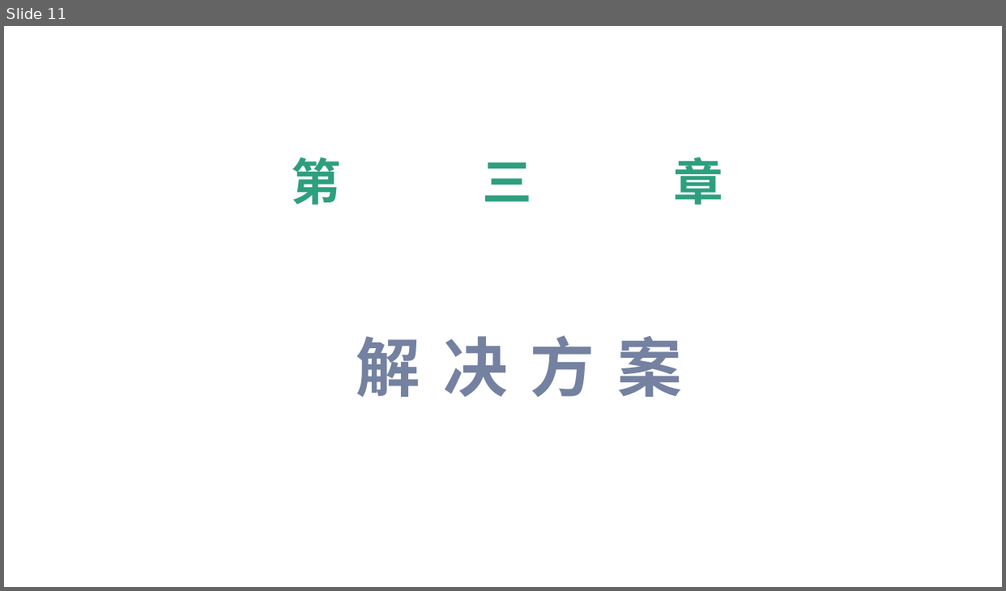
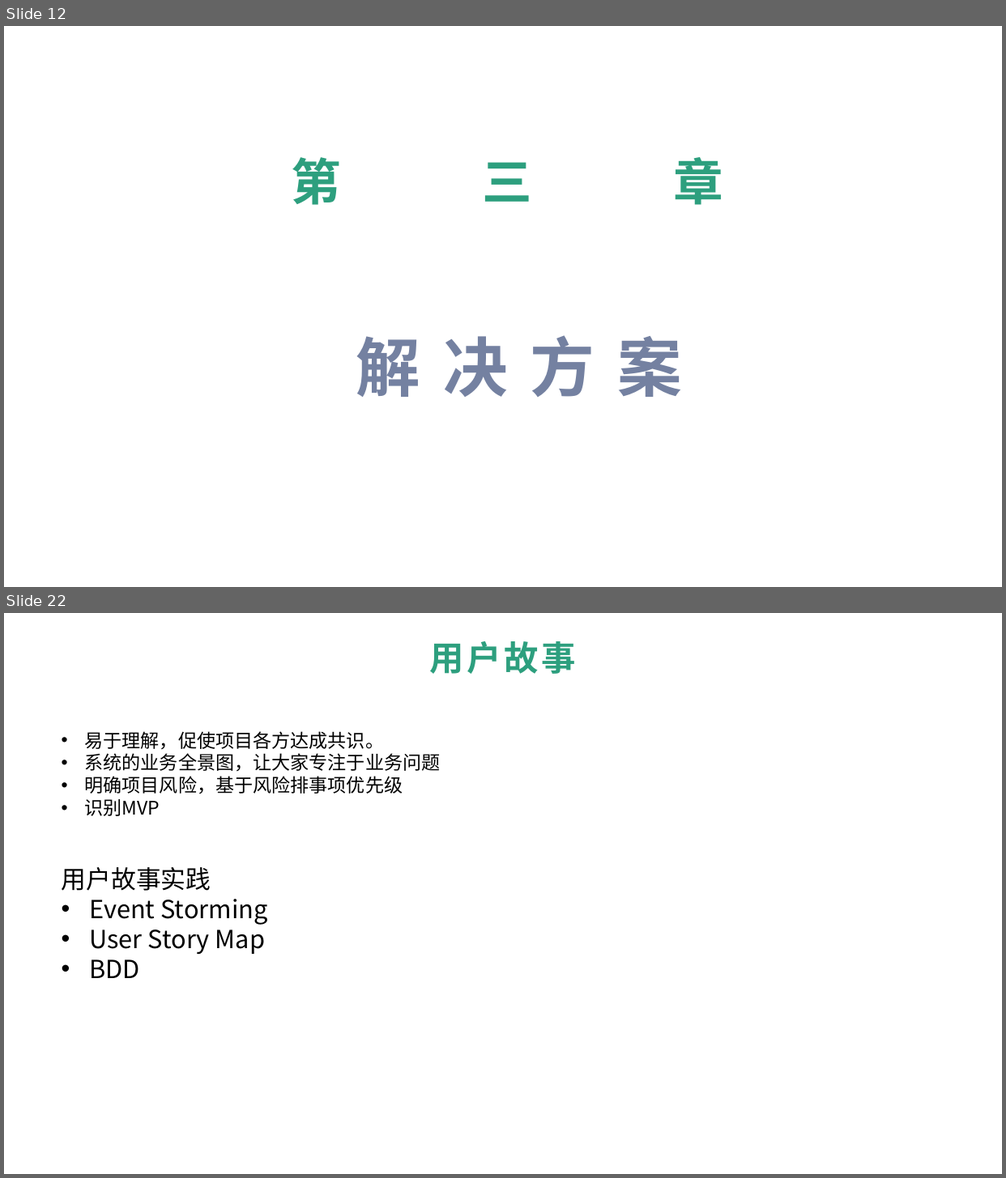
Before and after one commit to tigerlw/product-design, a slide deck: Lean_agile.pptx. Shown one above the other, each under a label of ours: slide 11 before the commit, slides 12 and 22 after it; the slides between them are not shown. The pictures are 1006x591 and 1006x1178 pixels, drawn with LibreOffice and Linux fonts; fonts in the diff are those of the drawing; background and template pictures are left out. Boxes give left, top, right and bottom in pixels: in the first picture for what was removed or moved away, otherwise in the second. Text is boxed around its words. In the diff, an @@ line names an element or a change of style, - is before the commit and + after.

```diff
--- a/Lean_agile.pptx
+++ b/Lean_agile.pptx
@@ slide 22 added at box(4, 613, 1002, 1174), background picture (left out) @@
@@ text added at box(429, 641, 576, 674), 33 pt, text #2D9F7E, bold @@
+用户故事
@@ text added at box(62, 731, 441, 978), 18 pt, text #000000 @@
+• 易于理解，促使项目各方达成共识。
+• 系统的业务全景图，让大家专注于业务问题
+• 明确项目风险，基于风险排事项优先级
+• 识别MVP
+用户故事实践
+• Event Storming
+• User Story Map
+• BDD
@@ what was slide 11 is now slide 12 @@
```
Also in this commit, not shown: 17 other slides added, 21 slides removed, 1 other file.
